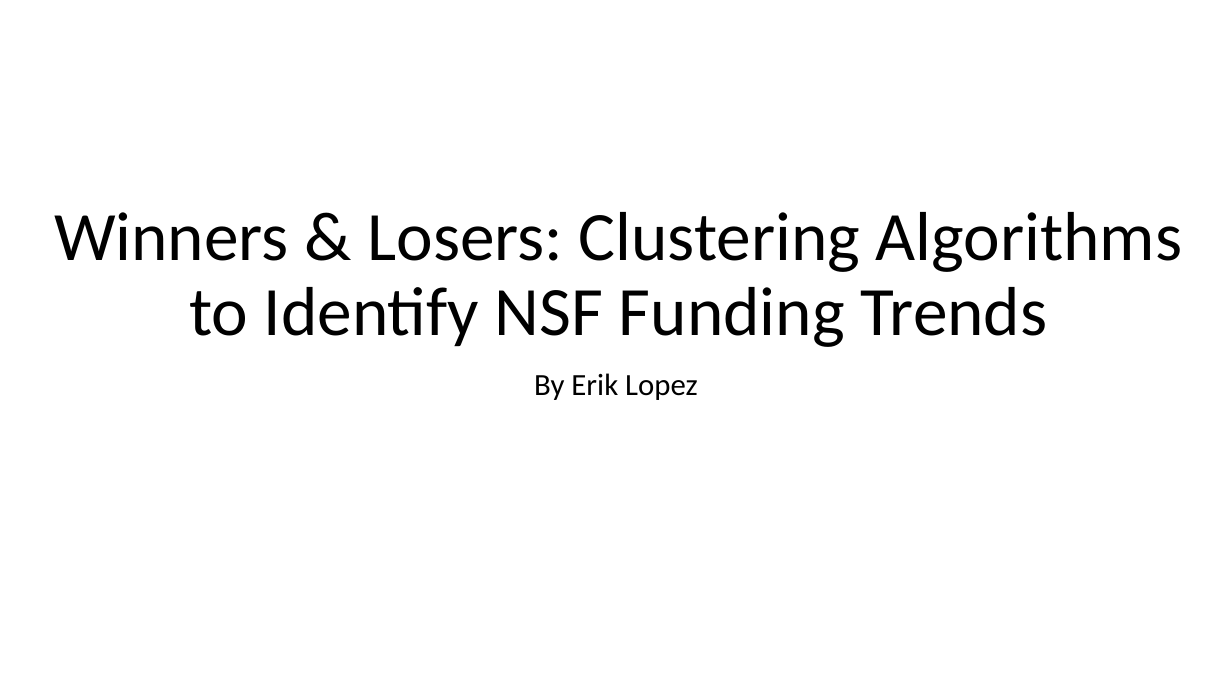
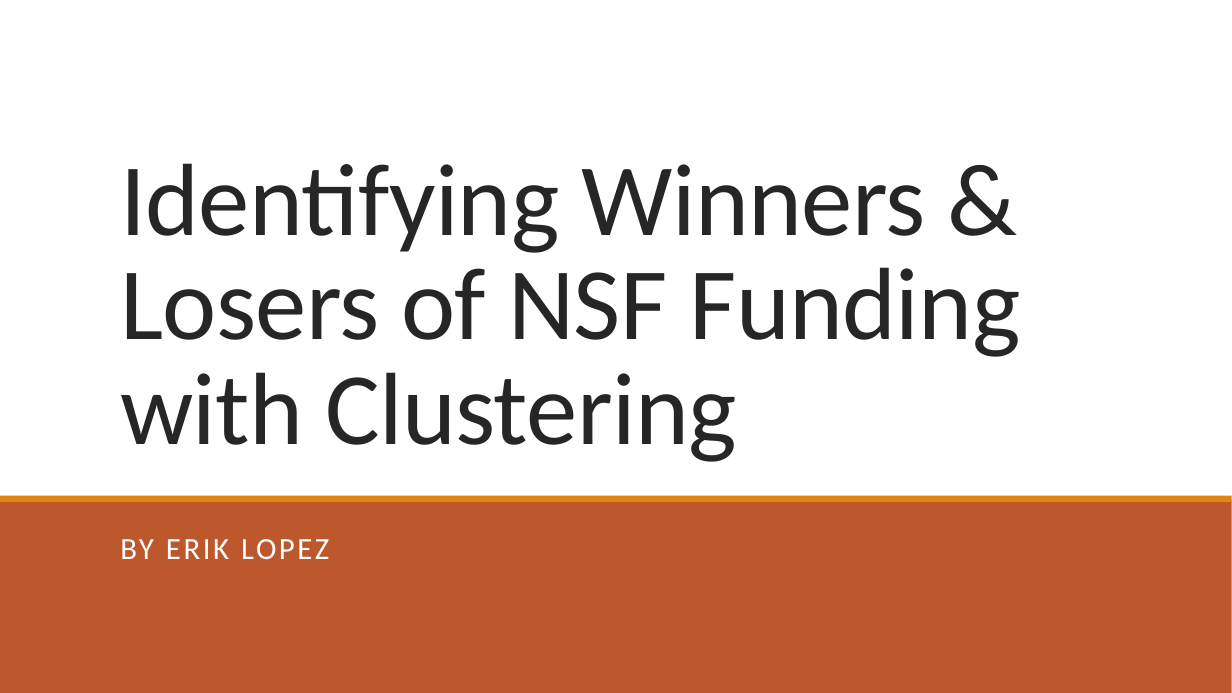
Before and after one commit to lobodemonte/big-data-for-public-policy, a slide deck: slide 1 of final/presentation.pptx. Drawn at 1232x693 pixels with LibreOffice and Linux fonts; fonts in the diff are those of the drawing. Boxes give left, top, right and bottom in pixels: in the first picture for what was removed or moved away, otherwise in the second. Text is boxed around its words. In the diff, an @@ line names an element or a change of style, - is before the commit and + after.

```diff
--- a/final/presentation.pptx
+++ b/final/presentation.pptx
@@ rectangle added at [0, 0, 1232, 693], fill #FFFFFF @@
@@ title at [120, 163, 1021, 462]: text changed; size 54 to 80 pt; text colour #000000 to #262626 @@
-Winners & Losers: Clustering Algorithms to Identify NSF Funding Trends
+Identifying Winners & Losers of NSF Funding with Clustering
@@ rectangle added at [0, 501, 1232, 693], fill #BD582C @@
@@ rectangle added at [0, 496, 1232, 503], fill #E48312 @@
@@ subtitle at [120, 539, 329, 559]: text changed; text colour #000000 to #FFFFFF @@
-By Erik Lopez
+BY ERIK LOPEZ
@@ rectangle added at [0, 647, 1232, 693], fill #BD582C @@
@@ rectangle added at [0, 640, 1232, 647], fill #E48312 @@
```
Also in this commit, not shown: 10 other slides changed, 3 slides added, 3 slides removed, 1 other file.
